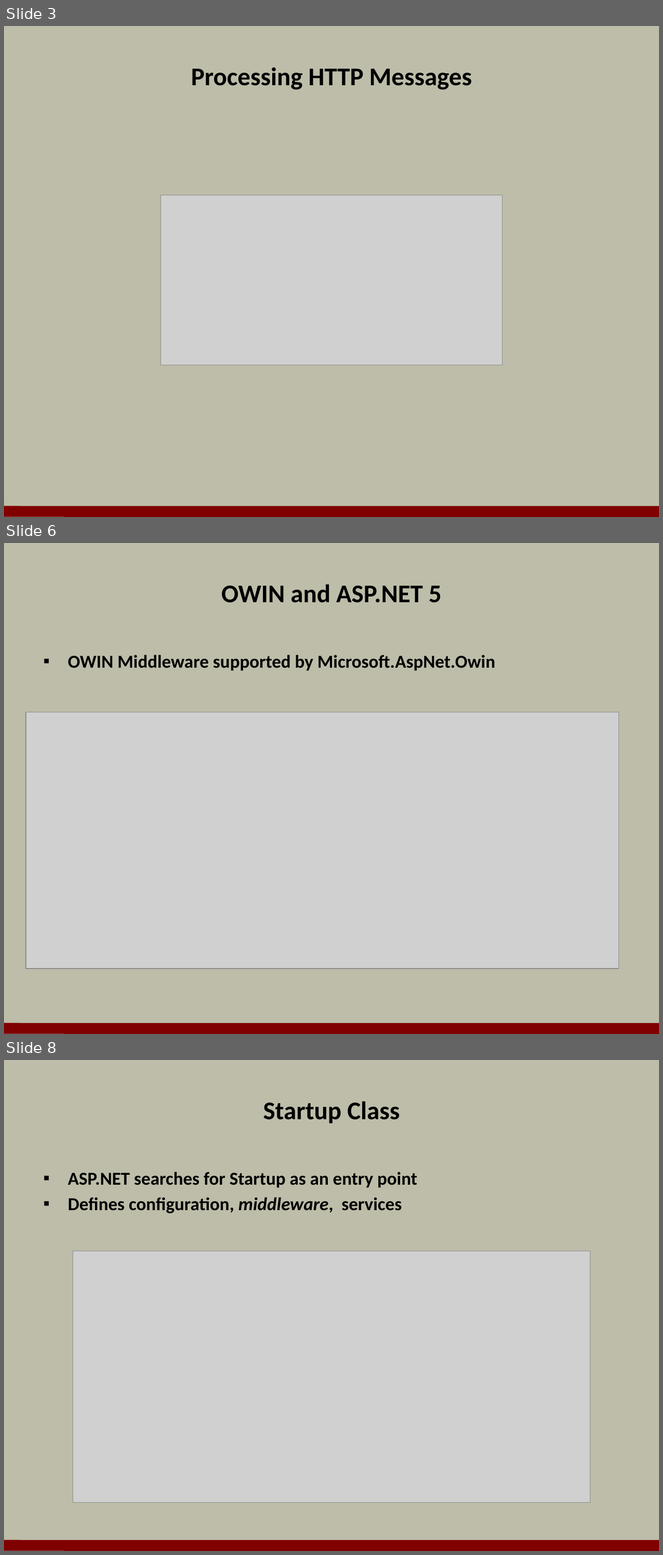
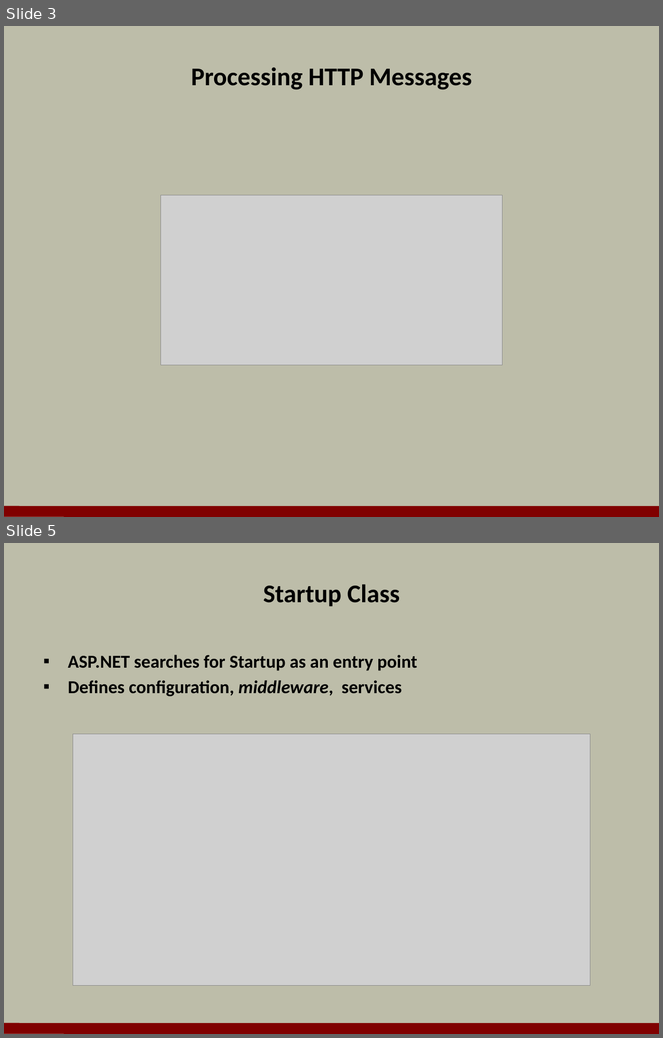
Before and after one commit to OdeToCode/classes, a slide deck: aspnet5/slides/02_Middleware.pptx. Shown one above the other, each under a label of ours: slides 3, 6 and 8 before the commit, slides 3 and 5 after it; the slides between them are not shown. The pictures are 663x1555 and 663x1038 pixels, drawn with LibreOffice and Linux fonts; fonts in the diff are those of the drawing; grey boxes stand for pictures; background and template pictures are left out. Boxes give left, top, right and bottom in pixels: in the first picture for what was removed or moved away, otherwise in the second. Text is boxed around its words. In the diff, an @@ line names an element or a change of style, - is before the commit and + after.

```diff
--- a/aspnet5/slides/02_Middleware.pptx
+++ b/aspnet5/slides/02_Middleware.pptx
@@ slide 6 removed at (x1=4, y1=543, x2=659, y2=1034), background #BDBDA9; not listed: 1 template element that a slide beside it also shows @@
@@ title removed at (x1=221, y1=584, x2=442, y2=603) @@
-OWIN and ASP.NET 5
@@ text removed at (x1=68, y1=655, x2=495, y2=671) @@
-▪ OWIN Middleware supported by Microsoft.AspNet.Owin
@@ picture removed at (x1=26, y1=712, x2=619, y2=969) @@
@@ what was slide 8 is now slide 5 @@
```
Also in this commit, not shown: 1 slide changed, 2 other slides removed, 1 other file.
